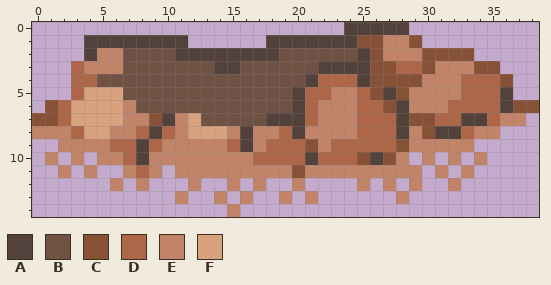
Pixel-art sprite, stored at project/assets/images/holes/Hole.png. Above, as it was before the edit.
The file is 39x15 pixels.
Palette (. is transparent): A #52423b  B #6f5243  C #875138  D #ad6748  E #c18469  F #d7a27d
Pixels before, first column x 0:
 0 ........................AAAAA..........
 1 ....AAAAAAAA......AAAAAAACCEEC.........
 2 ....AEEBBBBAAAAAAAABBBBBBACEEECCCC.....
 3 ...DEEEBBBBBBBAABBBBBBAAAACCDDCEEECC...
 4 ...DDBBBBBBBBBBBBBBBBADDDACCCCEEEDDDC..
 5 ...DFFFBBBBBBBBBBBBBADDEEDCACEEEEDDDA..
 6 .CDFFFFEBBBBBBBBBBBBADEEEDDCAEEEDDDDACC
 7 CCDFFFFEECAEFBBBBBAAADEEEDDDACCDDAADEE.
 8 EEEDFFEEDADEFFFEAEEDAEEEEDDDAECAADEE...
 9 ..EEEEDDADEEEEEDAEDDDCEDDDDDCEEEEE.....
10 .E.E.EEDAEEEEEEEEDDDDADDDCACE.E.E.E....
11 ..E.E..EDE.EEEEEEEEECEEEEEEEEE.E.E.....
12 ......E.E...E..E.E..E....E.E.E..E......
13 ...........E..E.E..E.E......E..........
14 ...............E.......................
Now the later version:
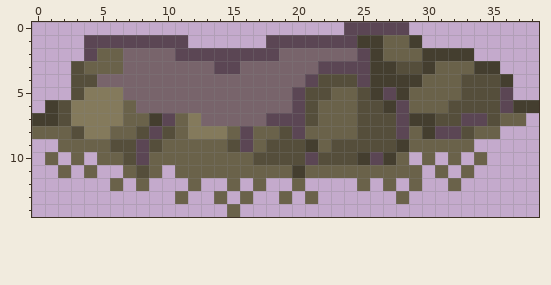
Diff:
colour A: #52423b -> #5b4654
colour B: #6f5243 -> #584742b4
colour C: #875138 -> #443e2f
colour D: #ad6748 -> #554e3b
colour E: #c18469 -> #6a624a
colour F: #d7a27d -> #847a5c
Boxes around the changes in both pictures, in picture pixels (x1, y1, x2, y2):
changed: (32, 22, 539, 217)
